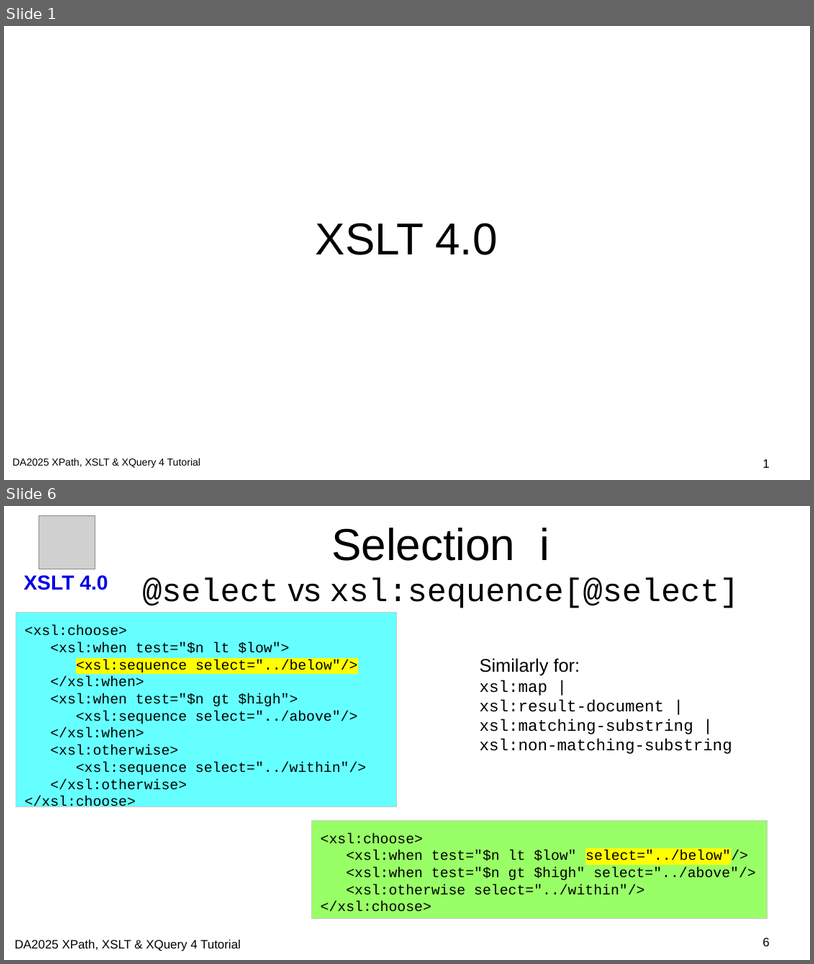
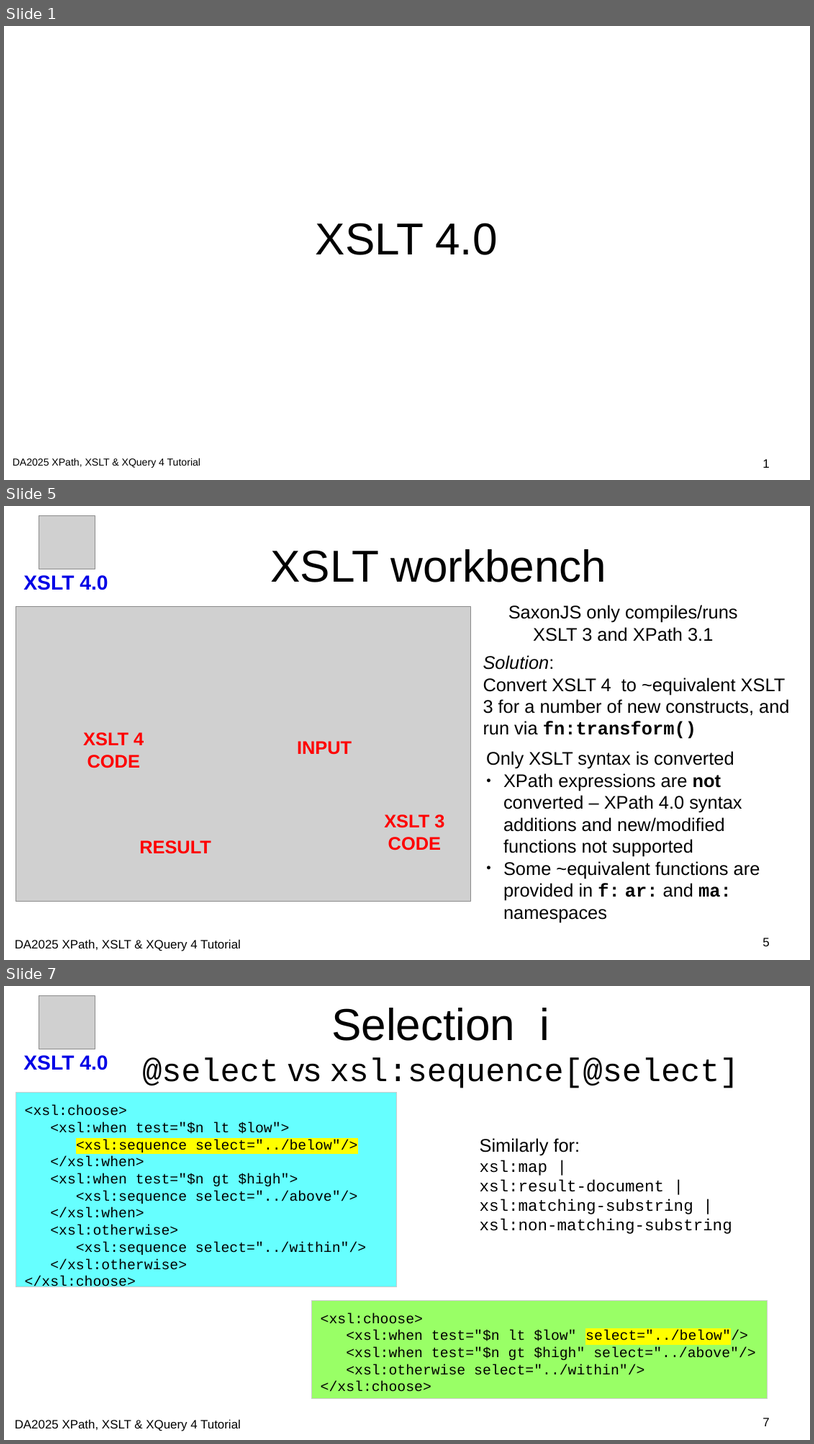
Before and after one commit to johnlumley/johnlumley.github.io, a slide deck: DA2025/slides/QT4-XSLT.odp. Shown one above the other, each under a label of ours: slides 1 and 6 before the commit, slides 1, 5 and 7 after it; the slides between them are not shown. The pictures are 814x964 and 814x1444 pixels, drawn with LibreOffice and Linux fonts; fonts in the diff are those of the drawing; grey boxes stand for pictures; background and template pictures are left out. Boxes give left, top, right and bottom in pixels: in the first picture for what was removed or moved away, otherwise in the second. Text is boxed around its words. In the diff, an @@ line names an element or a change of style, - is before the commit and + after.

Commit message:
Updated slidesets for XLST & F&O; incorporation of equivalent functions in XSLT

```diff
--- a/DA2025/slides/QT4-XSLT.odp
+++ b/DA2025/slides/QT4-XSLT.odp
@@ slide 5 added at (4, 506, 810, 960), background #FFFFFF @@
@@ picture added at (39, 515, 95, 569) @@
@@ title added at (271, 549, 607, 582), 44 pt, text #000000 @@
+XSLT workbench
@@ text added at (23, 575, 108, 590), 20 pt, text #0000E6, bold @@
+XSLT 4.0
@@ picture added at (16, 607, 471, 902) @@
@@ text added at (509, 605, 738, 641), 18 pt, text #000000 @@
+SaxonJS only compiles/runs XSLT 3 and XPath 3.1
@@ text added at (484, 655, 790, 739), 18 pt, text #000000 @@
+Solution:
+Convert XSLT 4 to ~equivalent XSLT 3 for a number of new constructs, and run via fn:transform()
@@ text added at (83, 732, 144, 768), 18 pt, text #FF0000, bold @@
+XSLT 4 CODE
@@ text added at (297, 741, 352, 754), 18 pt, text #FF0000, bold @@
+INPUT
@@ text added at (486, 751, 761, 922), 18 pt, text #000000 @@
+Only XSLT syntax is converted
+● XPath expressions are not converted – XPath 4.0 syntax additions and new/modified functions not supported
+● Some ~equivalent functions are provided in f: ar: and ma: namespaces
@@ text added at (384, 814, 445, 850), 18 pt, text #FF0000, bold @@
+XSLT 3 CODE
@@ text added at (139, 840, 211, 854), 18 pt, text #FF0000, bold @@
+RESULT
@@ page number added at (763, 937, 769, 946), 12 pt, text #000000 @@
+5
@@ text added at (15, 939, 241, 951), 12 pt, text #000000 @@
+DA2025 XPath, XSLT & XQuery 4 Tutorial
@@ what was slide 6 is now slide 7 @@
@@ page number at (763, 1417, 769, 1426): text changed @@
-6
+7
```
Also in this commit, not shown: 8 slides changed, 3 other slides added, 1 slide removed, 20 other files.
